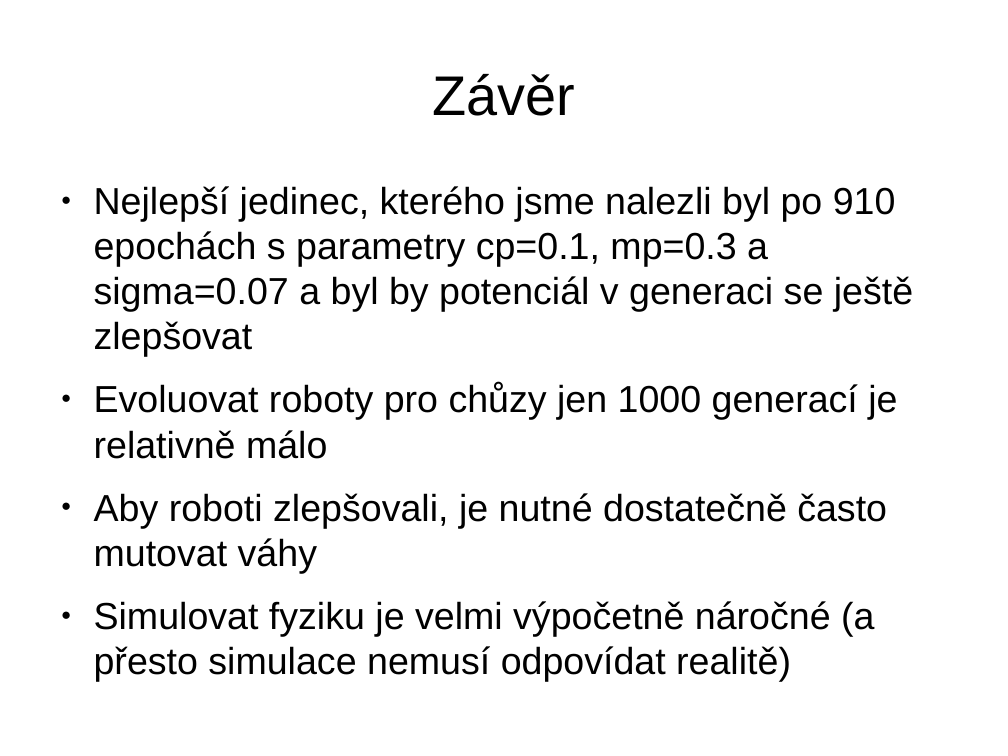
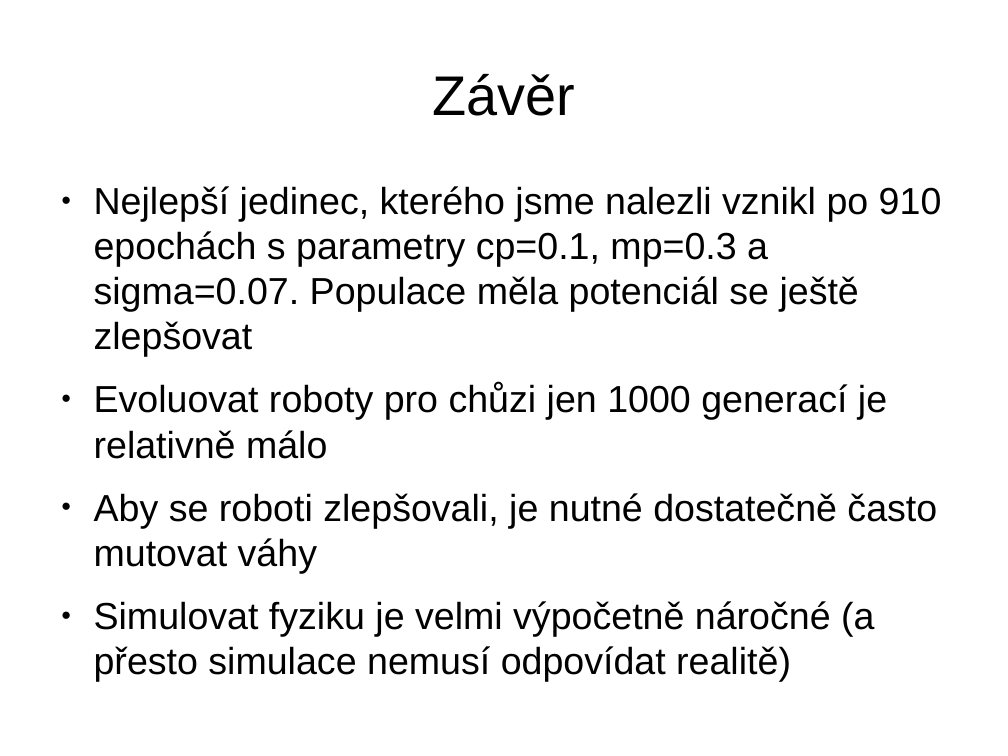
Before and after one commit to hadrava/evolution-stairs, a slide deck: slide 20 of presentation.odp. Drawn at 1008x756 pixels with LibreOffice and Linux fonts; fonts in the diff are those of the drawing. Boxes give left, top, right and bottom in pixels: in the first picture for what was removed or moved away, otherwise in the second. Text is boxed around its words. In the diff, an @@ line names an element or a change of style, - is before the commit and + after.

Commit message:
Presentation typos

```diff
--- a/presentation.odp
+++ b/presentation.odp
@@ text at (x1=94, y1=186, x2=942, y2=573): text changed @@
-● Nejlepší jedinec, kterého jsme nalezli byl po 910 epochách s parametry cp=0.1, mp=0.3 a sigma=0.07 a byl by potenciál v generaci se ještě zlepšovat
-● Evoluovat roboty pro chůzy jen 1000 generací je relativně málo
-● Aby roboti zlepšovali, je nutné dostatečně často mutovat váhy
+● Nejlepší jedinec, kterého jsme nalezli vznikl po 910 epochách s parametry cp=0.1, mp=0.3 a sigma=0.07. Populace měla potenciál se ještě zlepšovat
+● Evoluovat roboty pro chůzi jen 1000 generací je relativně málo
+● Aby se roboti zlepšovali, je nutné dostatečně často mutovat váhy
```
Also in this commit, not shown: 4 other slides changed.
